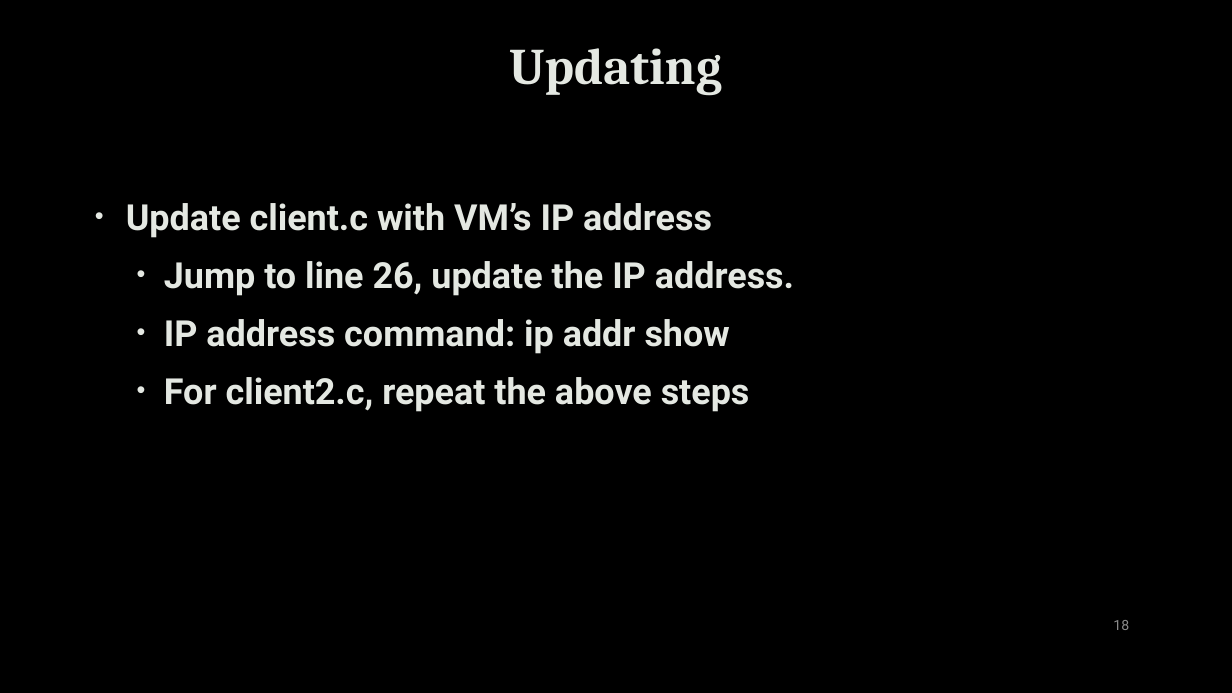
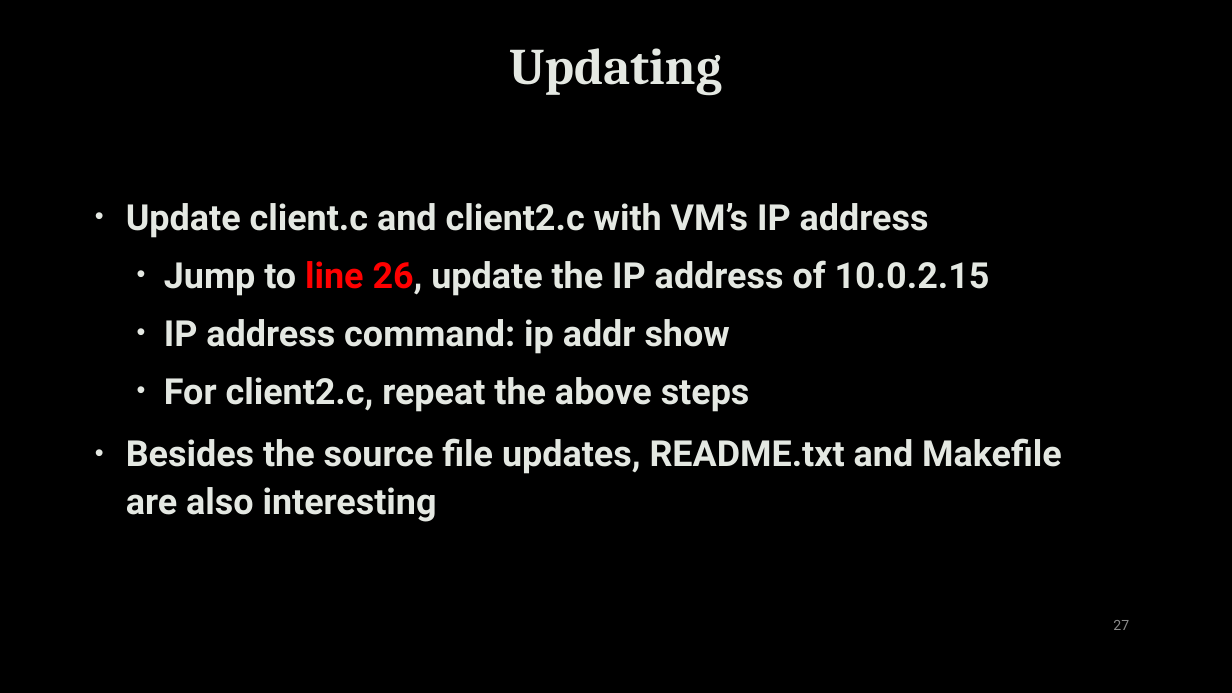
Before and after one commit to uwacyber/cits1003, a slide deck: slide 27 of cits1003-lecture_slides/CITS1003-3 NetworkAndComputers-exercises.pptx (slide 18 before the commit). Drawn at 1232x693 pixels with LibreOffice and Linux fonts; fonts in the diff are those of the drawing; background and template pictures are left out. Boxes give left, top, right and bottom in pixels: in the first picture for what was removed or moved away, otherwise in the second. Text is boxed around its words. In the diff, an @@ line names an element or a change of style, - is before the commit and + after.

```diff
--- a/cits1003-lecture_slides/CITS1003-3 NetworkAndComputers-exercises.pptx
+++ b/cits1003-lecture_slides/CITS1003-3 NetworkAndComputers-exercises.pptx
@@ text at (x1=126, y1=203, x2=990, y2=296): text changed @@
-• Update client.c with VM’s IP address
-  • Jump to line 26, update the IP address.
+• Update client.c and client2.c with VM’s IP address
+  • Jump to line 26, update the IP address of 10.0.2.15
@@ text at (x1=126, y1=438, x2=1062, y2=522): paragraph added @@
+• Besides the source file updates, README.txt and Makefile are also interesting
@@ page number at (x1=1113, y1=620, x2=1129, y2=630): text changed @@
-18
+27
```
Also in this commit, not shown: 18 other slides changed, 15 slides added, 1 slide removed.
